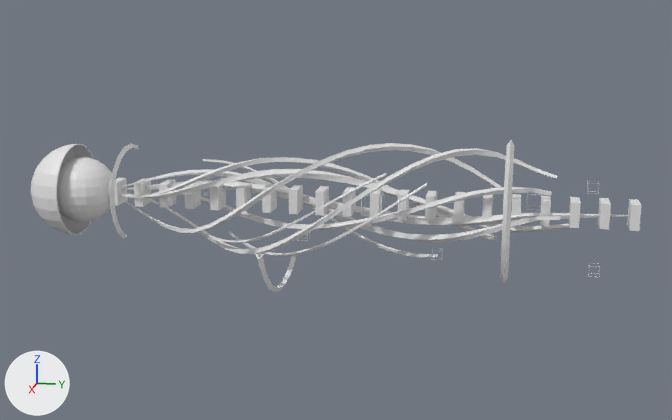
An edit to the OBJ model Assets/Models/UpperArm/bras_0010.obj, drawn before and after from the same camera.
Rendered twice from a camera (50 mm lens) standing at (1.24, 0.271, 0.298) and looking at (0.001, 0.023, -0.012). Every picture has the same lights, and +X, +Y and +Z are marked at lower left. Where no turn or scale is listed for an object, it has been applied to the vertices. Vertices at the same position are counted once.

Objects in the first picture: 'bras_0010'.
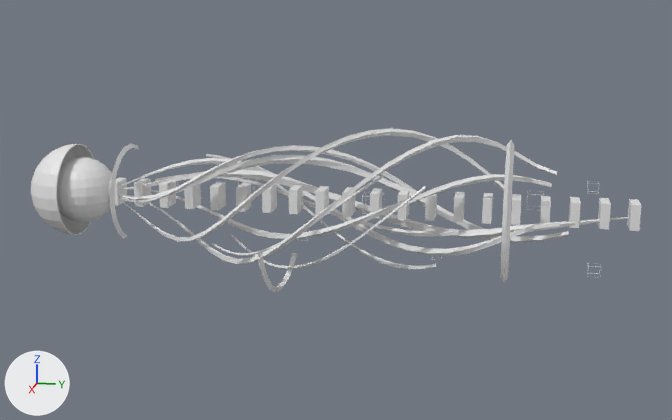
Where the change shows, as pixel boxes (x1, y1, x2, y2) in the pictures (672 x 420 px; the box of a moved part takes in the faces that stretch with it):
'bras_0010', reshaped (8% taller): before (31, 140, 641, 292); after (31, 128, 641, 292)
part 1 of me_bras_0010, moved or reshaped: before (361, 191, 385, 216); after (587, 263, 601, 277)
part 2 of me_bras_0010, moved or reshaped: before (204, 177, 223, 195); after (238, 178, 259, 198)
part 3 of me_bras_0010, added: after (362, 192, 384, 214)
part 4 of me_bras_0010, moved or reshaped: before (203, 159, 438, 257); after (206, 154, 436, 269)
part 5 of me_bras_0010, moved or reshaped: before (228, 183, 427, 256); after (231, 187, 426, 269)
part 6 of me_bras_0010, moved or reshaped: before (210, 173, 386, 243); after (212, 175, 384, 256)
part 7 of me_bras_0010, rebuilt (34% taller): before (121, 169, 560, 242); after (120, 158, 560, 256)
part 8 of me_bras_0010, rebuilt: before (224, 187, 453, 220); after (155, 174, 459, 236)
part 9 of me_bras_0010, rebuilt (50% taller): before (151, 187, 552, 230); after (151, 174, 552, 239)
part 10 of me_bras_0010, rebuilt (21% taller): before (126, 148, 557, 254); after (128, 135, 557, 264)
part 11 of me_bras_0010, rebuilt (25% taller): before (123, 143, 504, 233); after (123, 128, 504, 241)
part 12 of me_bras_0010, rebuilt (13% taller): before (120, 157, 497, 241); after (119, 145, 494, 240)
part 13 of me_bras_0010, rebuilt (39% taller): before (120, 169, 569, 232); after (119, 155, 569, 243)
part 14 of me_bras_0010, moved or reshaped: before (121, 181, 630, 260); after (120, 169, 630, 260)

Diff of the bpy script that builds the scene:
```diff
--- a/Assets/Models/UpperArm/bras_0010.obj.py
+++ b/Assets/Models/UpperArm/bras_0010.obj.py
@@ me_bras_0010 @@
 # used by ob_bras_0010; location = (0.0, 0.0, 0.0)
-me_bras_0010.from_pydata(...)  # 2001 vertices, 1944 faces; spans x -0.11..0.125, y -0.437..0.427, z -0.132..0.098
+me_bras_0010.from_pydata(...)  # 2033 vertices, 1969 faces; spans x -0.11..0.125, y -0.437..0.427, z -0.132..0.103
+# me_bras_0010 part 1: the loose piece of 32 vertices spanning x -0.014..0.014, y 0.061..0.089, z -0.014..0.014 is scaled about its middle by (0.571, 0.576, 0.5), then moved by (0.012, 0.299, -0.075)
+# me_bras_0010 part 2: the loose piece of 32 vertices spanning x 0.005..0.026, y -0.161..-0.14, z 0.007..0.027 is scaled about its middle by (1, 1.12, 1.16), then moved by (0.0, 0.051, 0.0)
+# me_bras_0010 part 3: the loose piece of 32 vertices spanning x -0.014..0.014, y 0.061..0.089, z -0.014..0.014 is copied, and the copy is scaled about its middle by (0.931, 0.923, 0.878); it spans x -0.013..0.013, y 0.062..0.088, z -0.012..0.012
+# me_bras_0010 part 4: the loose piece of 98 vertices spanning x -0.071..0.034, y -0.18..0.168, z -0.071..0.047 is multiplied about the mesh origin by the matrix ((1.224, 0.006, -0.165), (0.0, 1.0, 0.0), (0.18, -0.003, 1.222))
+# me_bras_0010 part 5: the loose piece of 98 vertices spanning x -0.033..0.081, y -0.145..0.155, z -0.08..0.046 is multiplied about the mesh origin by the matrix ((1.201, 0.011, 0.122), (0.0, 1.0, 0.0), (-0.138, 0.002, 1.212))
+# me_bras_0010 part 6: the loose piece of 98 vertices spanning x 0.006..0.071, y -0.161..0.099, z -0.061..0.053 is multiplied about its middle by the matrix ((1.201, 0.017, 0.159), (0.0, 1.0, 0.0), (-0.194, 0.008, 1.202)), then moved by (0.007, 0.0, -0.008)
+# me_bras_0010 part 7: the loose piece of 98 vertices spanning x -0.05..0.039, y -0.337..0.326, z -0.05..0.034 is rebuilt with 98 vertices and now spans x -0.068..0.052, y -0.337..0.326, z -0.068..0.05
+# me_bras_0010 part 8: the loose piece of 98 vertices spanning x -0.022..0.013, y -0.243..0.195, z -0.022..0.015 is rebuilt with 98 vertices and now spans x -0.042..0.027, y -0.243..0.195, z -0.042..0.028
+# me_bras_0010 part 9: the loose piece of 98 vertices spanning x -0.03..0.042, y -0.272..0.314, z -0.042..0.033 is rebuilt with 98 vertices and now spans x -0.034..0.056, y -0.272..0.314, z -0.055..0.05
+# me_bras_0010 part 10: the loose piece of 98 vertices spanning x -0.041..0.084, y -0.298..0.321, z -0.076..0.082 is rebuilt with 98 vertices and now spans x -0.055..0.101, y -0.298..0.321, z -0.089..0.1
+# me_bras_0010 part 11: the loose piece of 98 vertices spanning x -0.074..0.082, y -0.353..0.256, z -0.046..0.083 is rebuilt with 98 vertices and now spans x -0.092..0.102, y -0.353..0.256, z -0.056..0.103
+# me_bras_0010 part 12: the loose piece of 98 vertices spanning x -0.059..0.038, y -0.298..0.245, z -0.05..0.059 is rebuilt with 98 vertices and now spans x -0.076..0.054, y -0.298..0.245, z -0.058..0.076
+# me_bras_0010 part 13: the loose piece of 98 vertices spanning x -0.043..0.029, y -0.437..0.339, z -0.034..0.043 is rebuilt with 98 vertices and now spans x -0.063..0.042, y -0.437..0.339, z -0.05..0.063
+# me_bras_0010 part 14: 4 vertices moved within x 0.002, y -0.416..-0.307, z 0.002; 102 vertices removed from x -0.11..0.021, y -0.416..0.421, z -0.105..0.02; 102 vertices added at x -0.11..0.027, y -0.416..0.421, z -0.105..0.038
```
